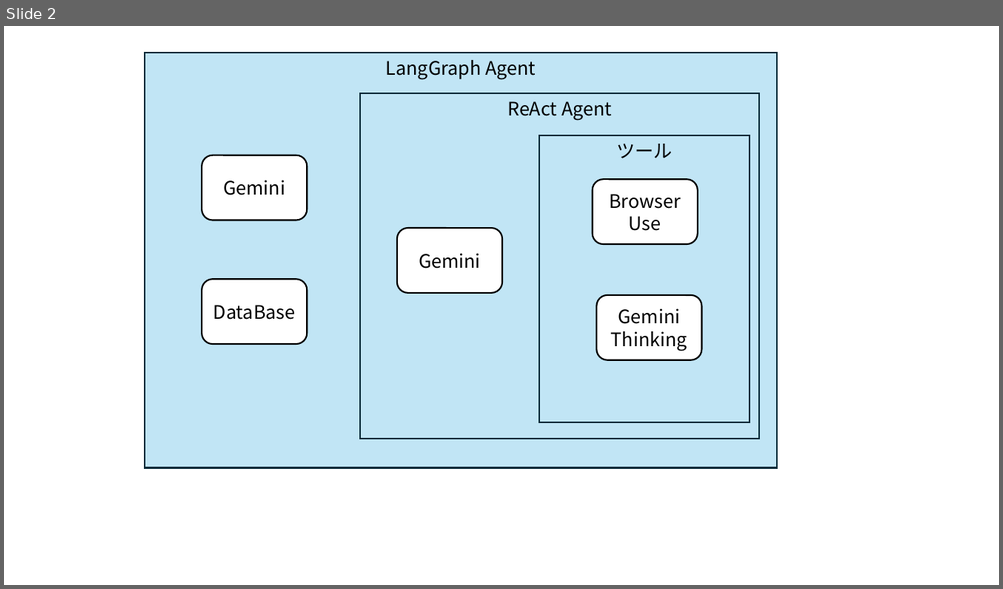
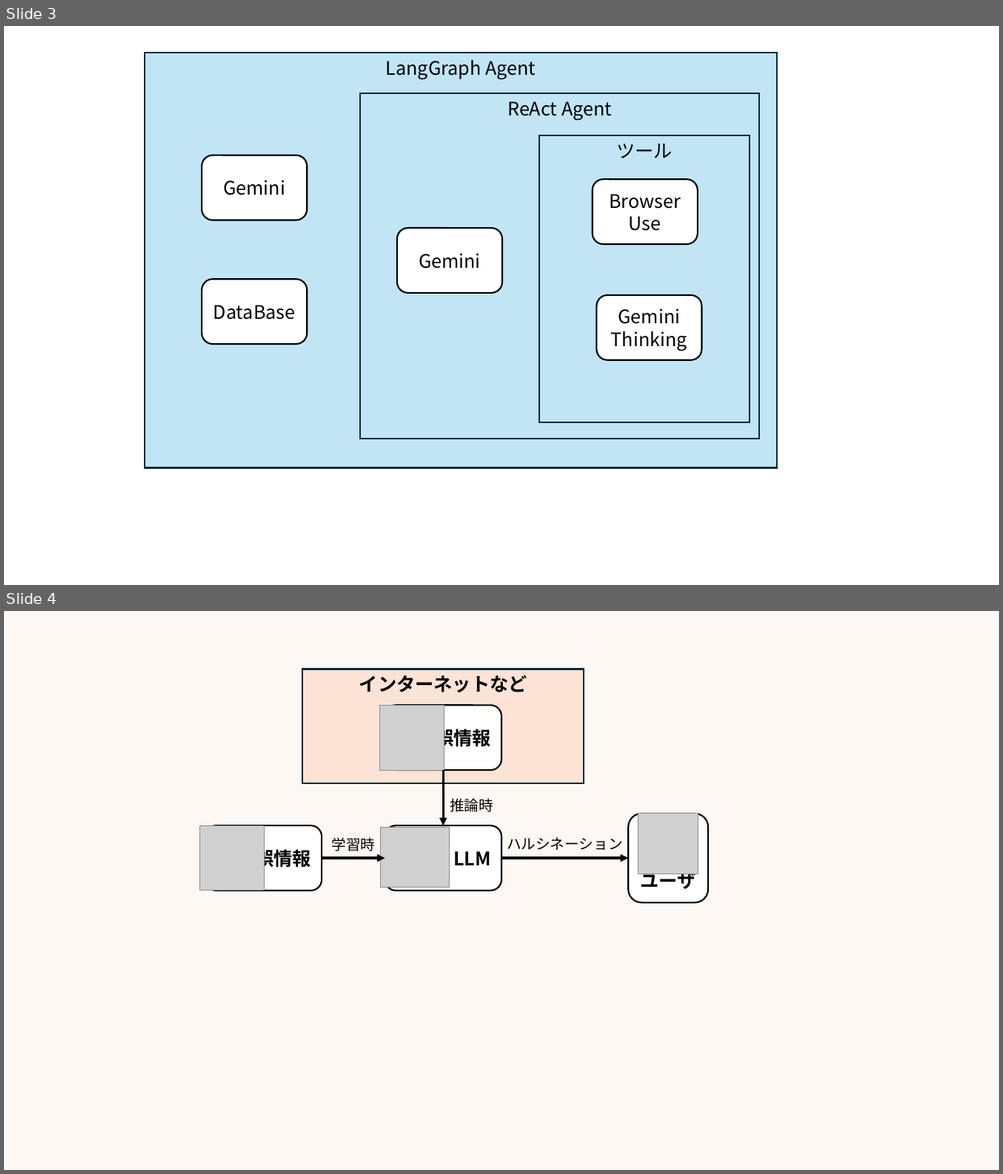
Before and after one commit to Azuma413/zenn_article_for_aituber, a slide deck: 挿入画像用.pptx. Shown one above the other, each under a label of ours: slide 2 before the commit, slides 3 and 4 after it. The pictures are 1003x589 and 1003x1174 pixels, drawn with LibreOffice and Linux fonts; fonts in the diff are those of the drawing; grey boxes stand for pictures. Boxes give left, top, right and bottom in pixels: in the first picture for what was removed or moved away, otherwise in the second. Text is boxed around its words. In the diff, an @@ line names an element or a change of style, - is before the commit and + after.

```diff
--- a/挿入画像用.pptx
+++ b/挿入画像用.pptx
@@ slide 4 added at (4,611,999,1170), background #FEF8F4 @@
@@ rectangle added at (302,669,583,784), fill #FBE3D6, outline #092A39 1.5 pt, 18 pt, text #000000, bold @@
+インターネットなど
@@ picture added at (379,705,444,770) @@
@@ rounded rectangle added at (385,705,502,770), fill #FFFFFF, outline #000000 1.5 pt, 18 pt, text #000000, bold @@
+誤情報
@@ arrow added from (444, 770) to (444, 826), #000000 2.5 pt @@
@@ text added at (449,798,493,812), 14 pt, text #000000 @@
+推論時
@@ picture added at (199,826,264,891) @@
@@ rounded rectangle added at (205,826,322,891), fill #FFFFFF, outline #000000 1.5 pt, 18 pt, text #000000, bold @@
+誤情報
@@ picture added at (381,827,450,888) @@
@@ rounded rectangle added at (385,826,502,891), fill #FFFFFF, outline #000000 1.5 pt, 18 pt, text #000000, bold @@
+LLM
@@ rounded rectangle added at (629,814,708,903), fill #FFFFFF, outline #000000 1.5 pt, 18 pt, text #000000, bold @@
+ユーザ
@@ picture added at (638,814,699,874) @@
@@ text added at (331,837,375,851), 14 pt, text #000000 @@
+学習時
@@ text added at (506,837,623,850), 14 pt, text #000000 @@
+ハルシネーション
@@ arrow added from (322, 858) to (385, 858), #000000 2.5 pt @@
@@ arrow added from (502, 858) to (629, 858), #000000 2.5 pt @@
@@ what was slide 2 is now slide 3 @@
```
Also in this commit, not shown: 1 slide changed, 1 other slide added, 5 other files.
